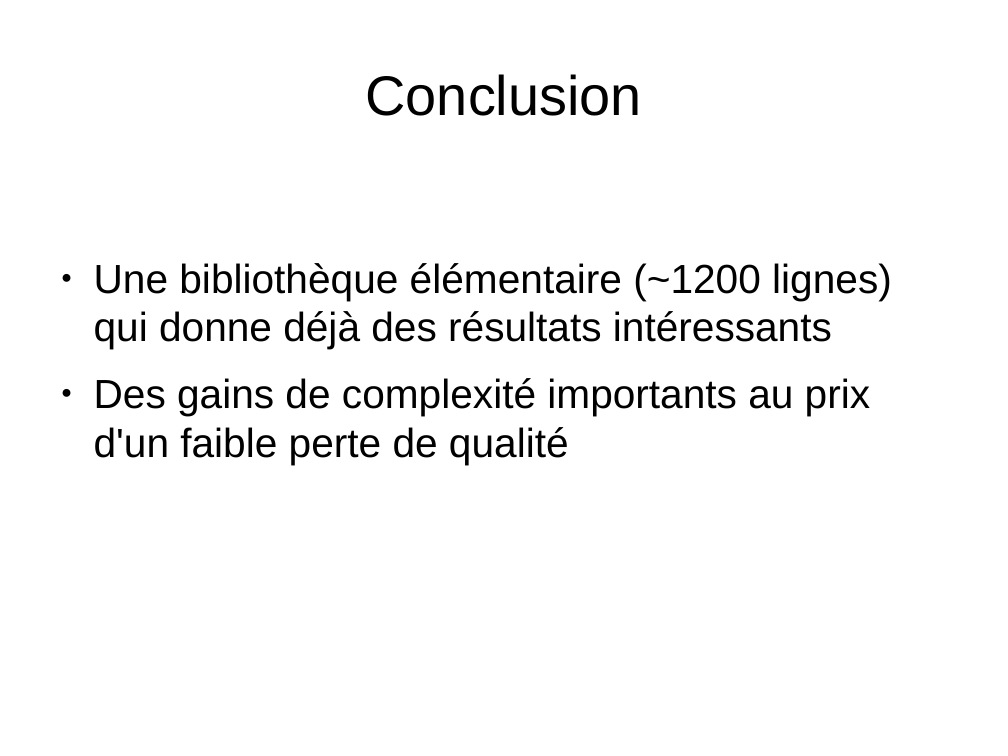
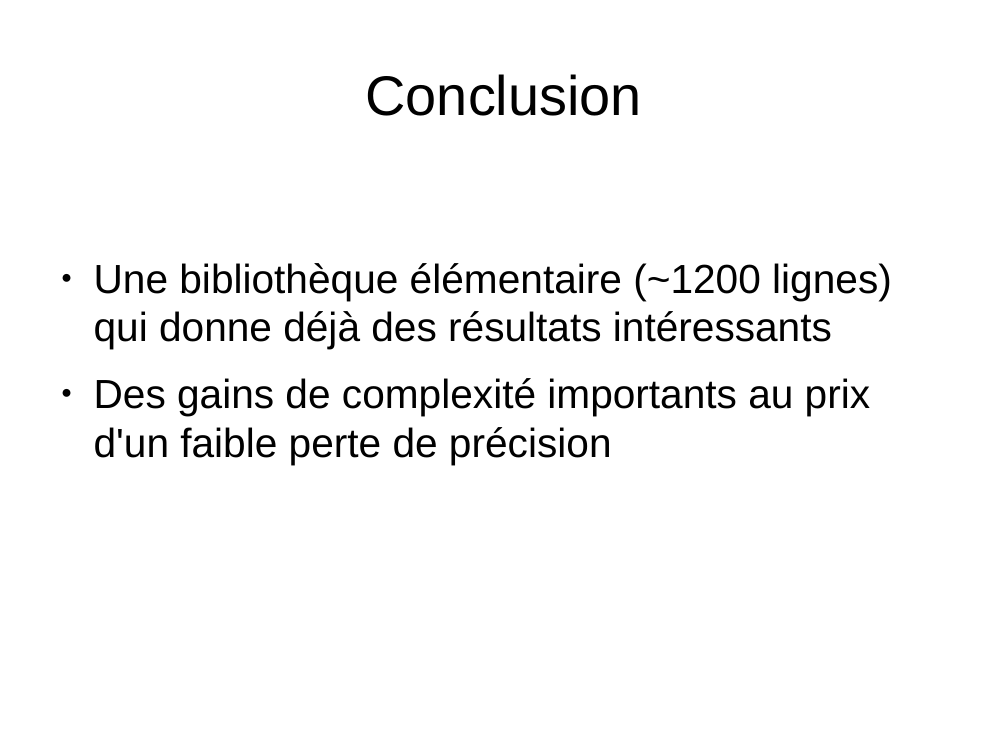
Before and after one commit to tal-chan/projet_inf431, a slide deck: slide 14 of Soutenance.odp (slide 13 before the commit). Drawn at 1008x756 pixels with LibreOffice and Linux fonts; fonts in the diff are those of the drawing. Boxes give left, top, right and bottom in pixels: in the first picture for what was removed or moved away, otherwise in the second. Text is boxed around its words. In the diff, an @@ line names an element or a change of style, - is before the commit and + after.

```diff
--- a/Soutenance.odp
+++ b/Soutenance.odp
@@ text at (x1=94, y1=378, x2=870, y2=465): text changed @@
-● Des gains de complexité importants au prix d'un faible perte de qualité
+● Des gains de complexité importants au prix d'un faible perte de précision
```
Also in this commit, not shown: 5 other slides changed, 1 slide added, 3 other files.
